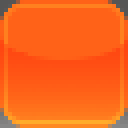
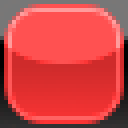
Comparing the layer stacks of the two 128 x 128 images. Changes:
painted on "LumaMask2" over (x1=4, y1=4, x2=124, y2=124)
painted on "LumaMask" over (x1=0, y1=0, x2=128, y2=128)
painted on "BaseIcon" over (x1=0, y1=0, x2=128, y2=128)
